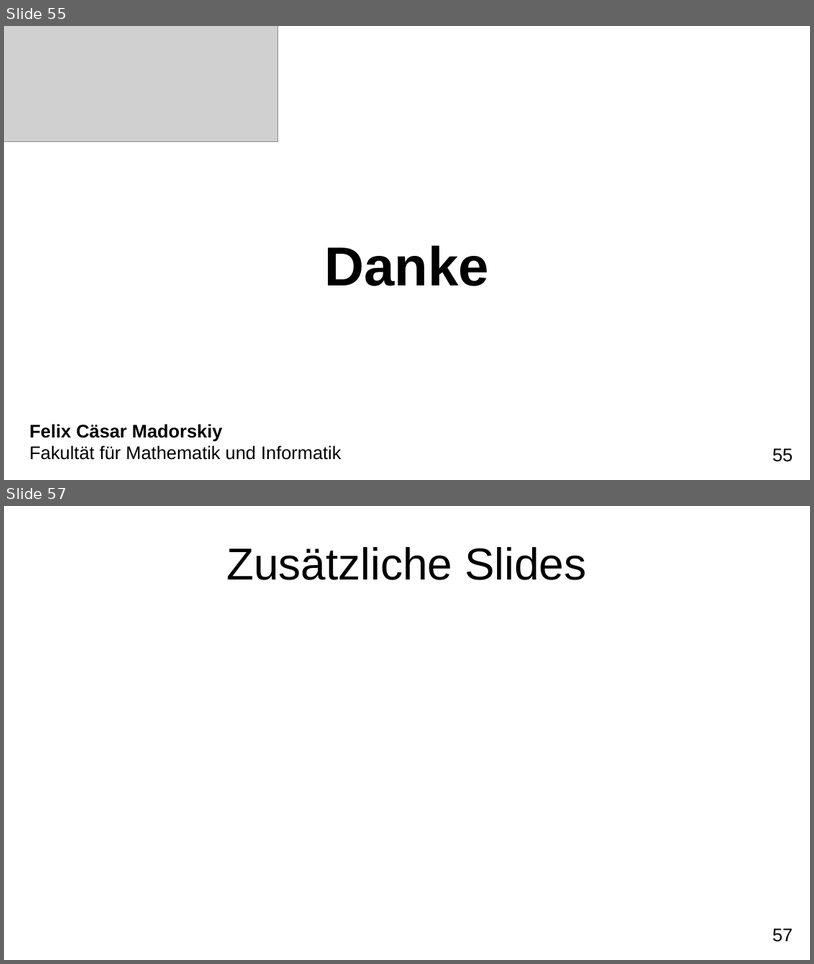
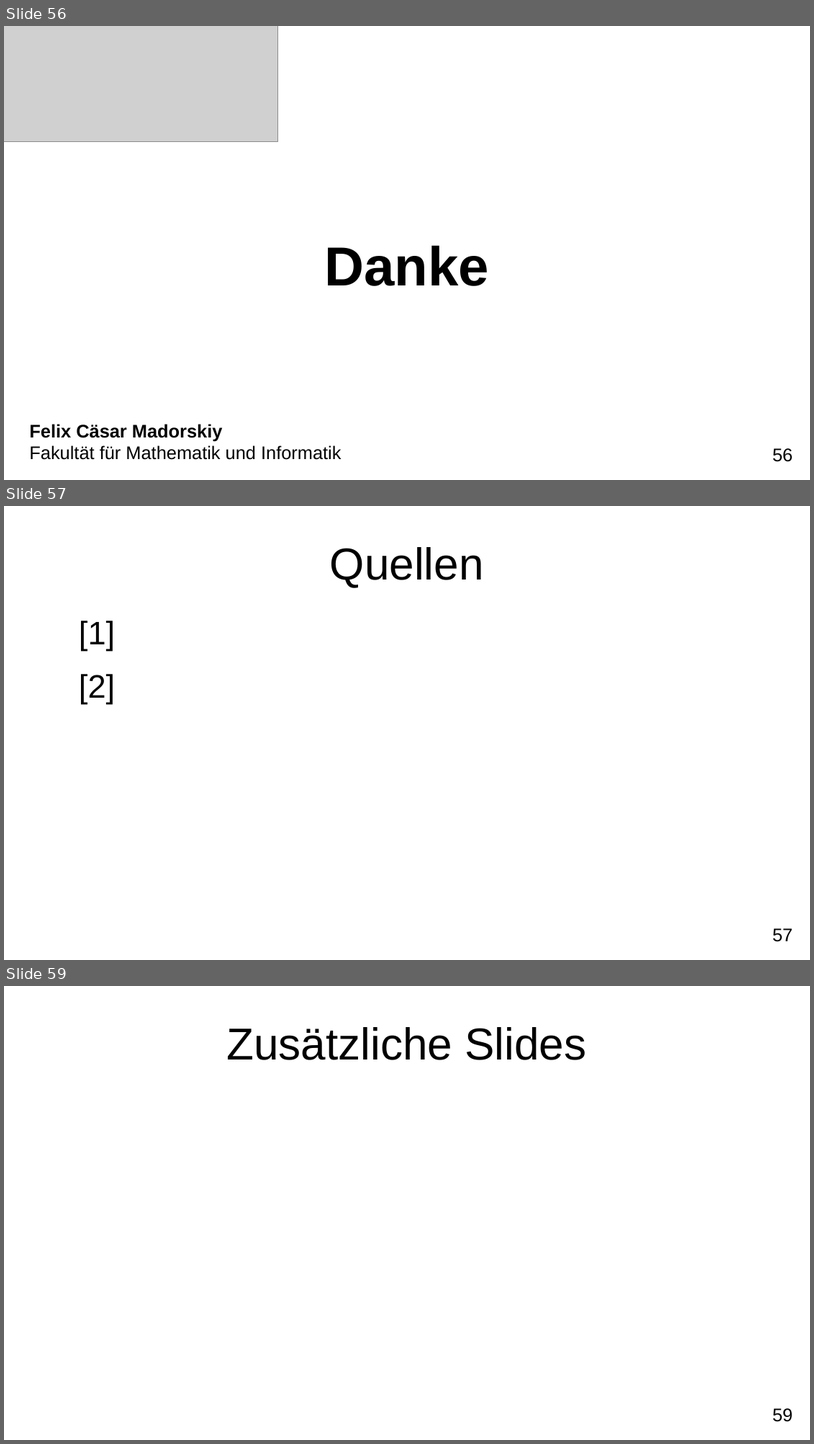
Before and after one commit to FXJackAll/Masterarbeit_Code, a slide deck: Masterarbeit_Verteidigung/Masterarbeit_Verteidigung.odp. Shown one above the other, each under a label of ours: slides 55 and 57 before the commit, slides 56, 57 and 59 after it; the slides between them are not shown. The pictures are 814x964 and 814x1444 pixels, drawn with LibreOffice and Linux fonts; fonts in the diff are those of the drawing; grey boxes stand for pictures; background and template pictures are left out. Boxes give left, top, right and bottom in pixels: in the first picture for what was removed or moved away, otherwise in the second. Text is boxed around its words. In the diff, an @@ line names an element or a change of style, - is before the commit and + after.

```diff
--- a/Masterarbeit_Verteidigung/Masterarbeit_Verteidigung.odp
+++ b/Masterarbeit_Verteidigung/Masterarbeit_Verteidigung.odp
@@ slide 57 added at bbox=[4, 506, 810, 960], background #FFFFFF; not listed: 1 template element that a slide beside it also shows @@
@@ title added at bbox=[330, 547, 484, 587], 44 pt, text #000000 @@
+Quellen
@@ text added at bbox=[79, 620, 115, 704], 32 pt, text #000000 @@
+[1]
+[2]
@@ what was slide 55 is now slide 56 @@
@@ page number at bbox=[773, 448, 793, 462]: text changed @@
-55
+56
@@ what was slide 57 is now slide 59 @@
@@ page number at bbox=[773, 1408, 793, 1422]: text changed @@
-57
+59
```
Also in this commit, not shown: 5 slides changed, 3 other slides added, 2 slides removed, 13 other files.
